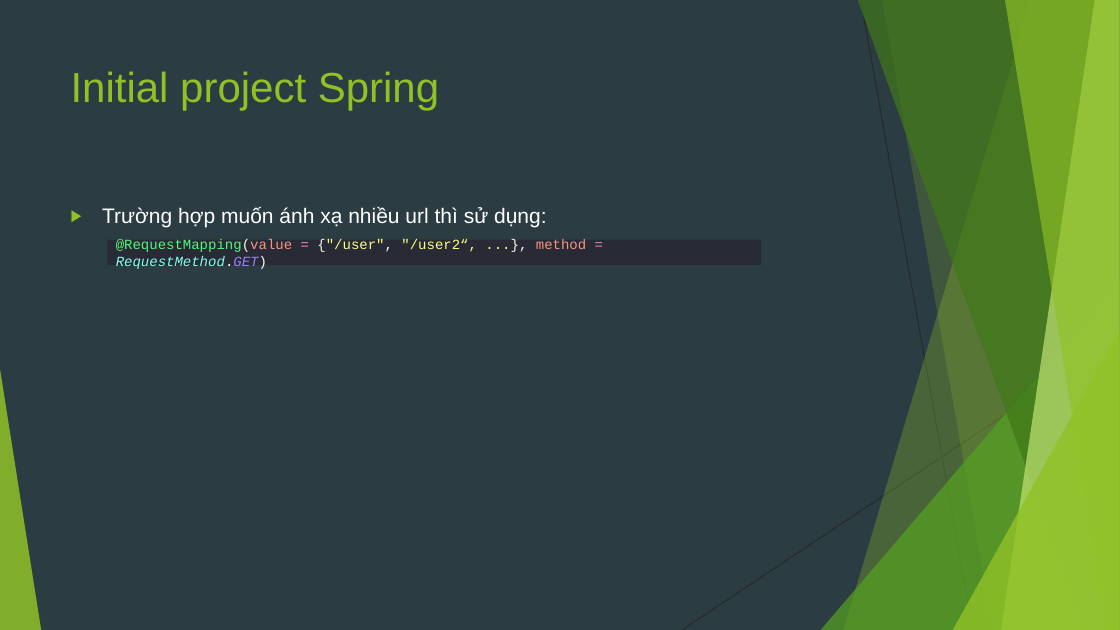
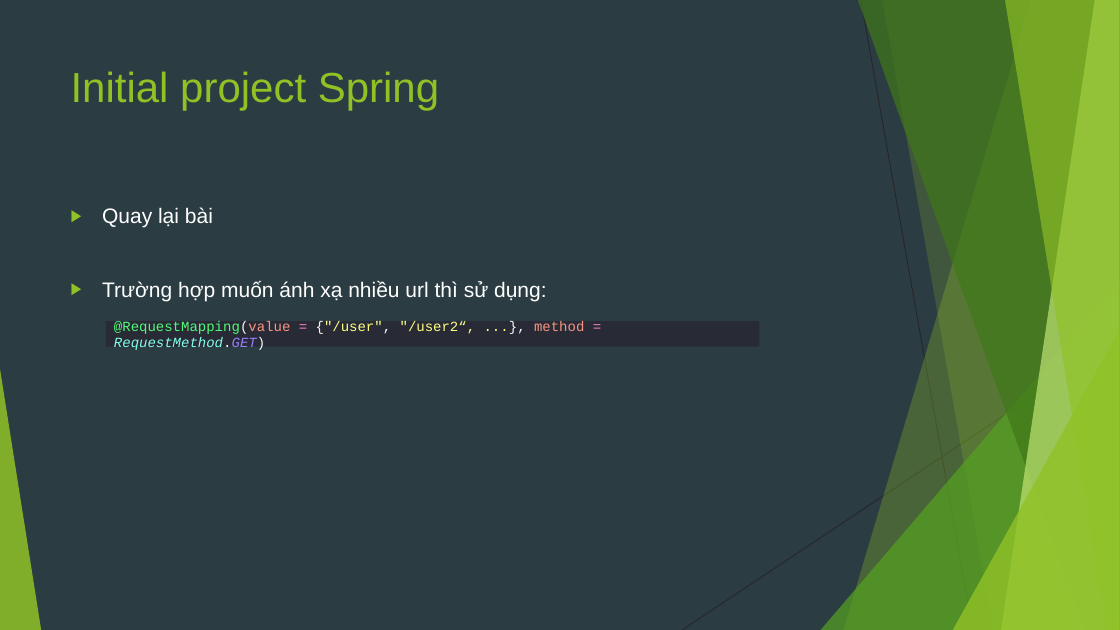
Before and after one commit to sobbingwind/SpringBoot, a slide deck: slide 39 of 02.RESTful API.pptx (slide 28 before the commit). Drawn at 1120x630 pixels with LibreOffice and Linux fonts; fonts in the diff are those of the drawing. Boxes give left, top, right and bottom in pixels: in the first picture for what was removed or moved away, otherwise in the second. Text is boxed around its words. In the diff, an @@ line names an element or a change of style, - is before the commit and + after.

```diff
--- a/02.RESTful API.pptx
+++ b/02.RESTful API.pptx
@@ text at box(102, 207, 213, 228): paragraph added @@
+▶ Quay lại bài
@@ rectangle "@RequestMapping(value = {"/user", "/user2“, ...}, ...": place and size @@
-rectangle "@RequestMapping(value = {"/user", "/user2“, ...}, ..." at box(108, 239, 761, 265)
+rectangle "@RequestMapping(value = {"/user", "/user2“, ...}, ..." at box(106, 321, 760, 346)
```
Also in this commit, not shown: 1 other slide changed, 13 slides added.
